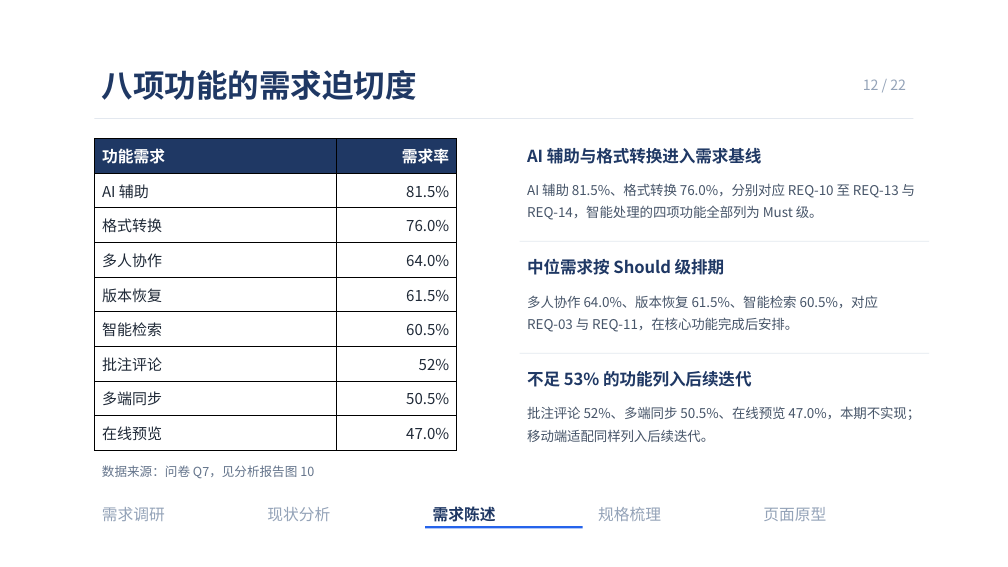
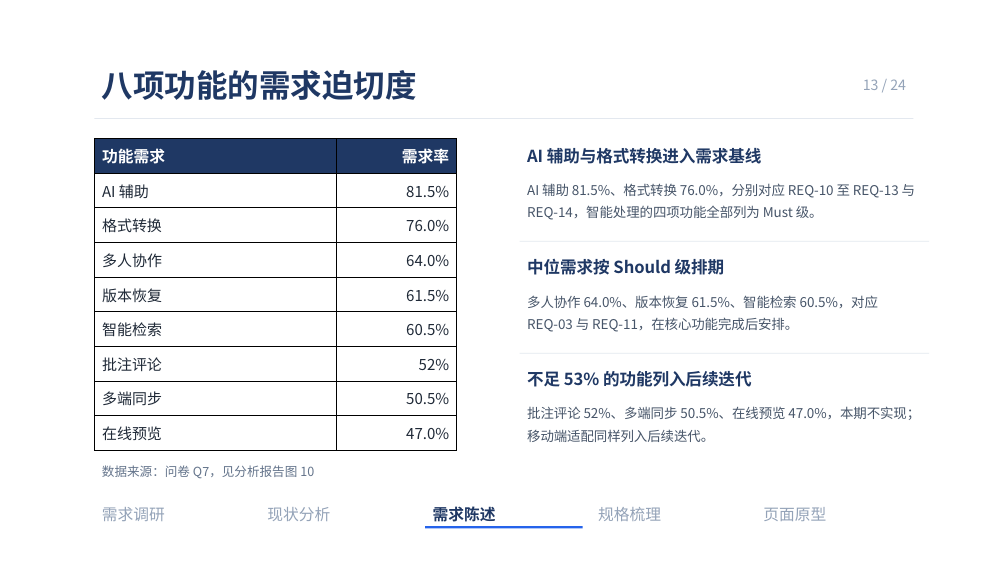
Before and after one commit to Echo-9916/EduDocAssistant, a slide deck: slide 13 of 04_演示汇报/校园智能文档助手-需求说明汇报.pptx (slide 12 before the commit). Drawn at 1008x567 pixels with LibreOffice and Linux fonts; fonts in the diff are those of the drawing. Boxes give left, top, right and bottom in pixels: in the first picture for what was removed or moved away, otherwise in the second. Text is boxed around its words. In the diff, an @@ line names an element or a change of style, - is before the commit and + after.

```diff
--- a/04_演示汇报/校园智能文档助手-需求说明汇报.pptx
+++ b/04_演示汇报/校园智能文档助手-需求说明汇报.pptx
@@ text at <box>863,79,906,90</box>: text changed @@
-12 / 22
+13 / 24
```
Also in this commit, not shown: 20 other slides changed, 2 slides added, 7 other files.
